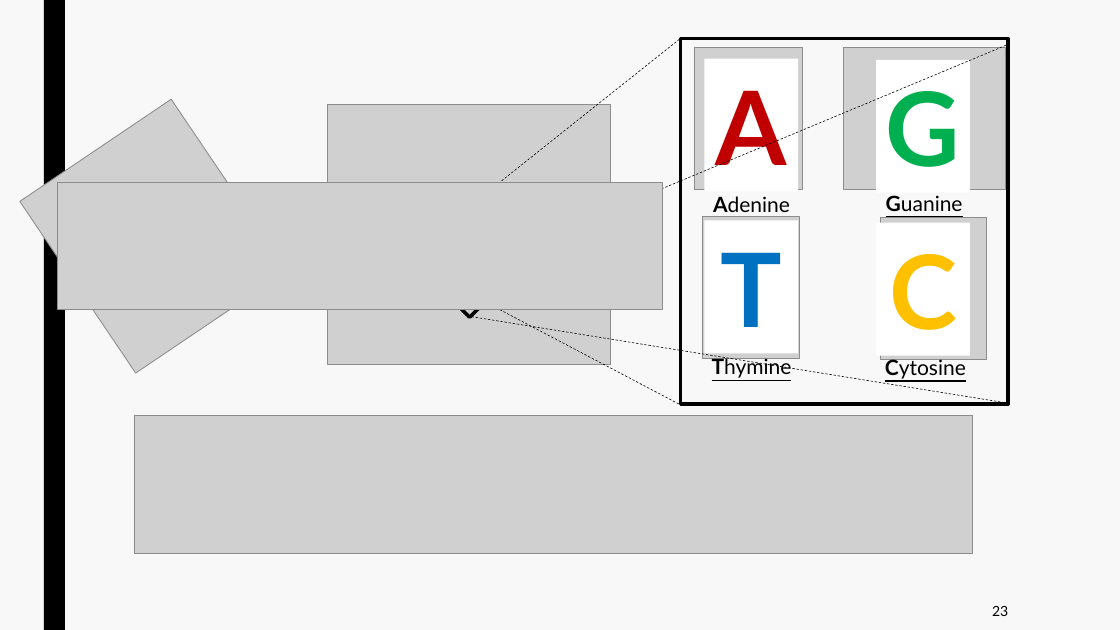
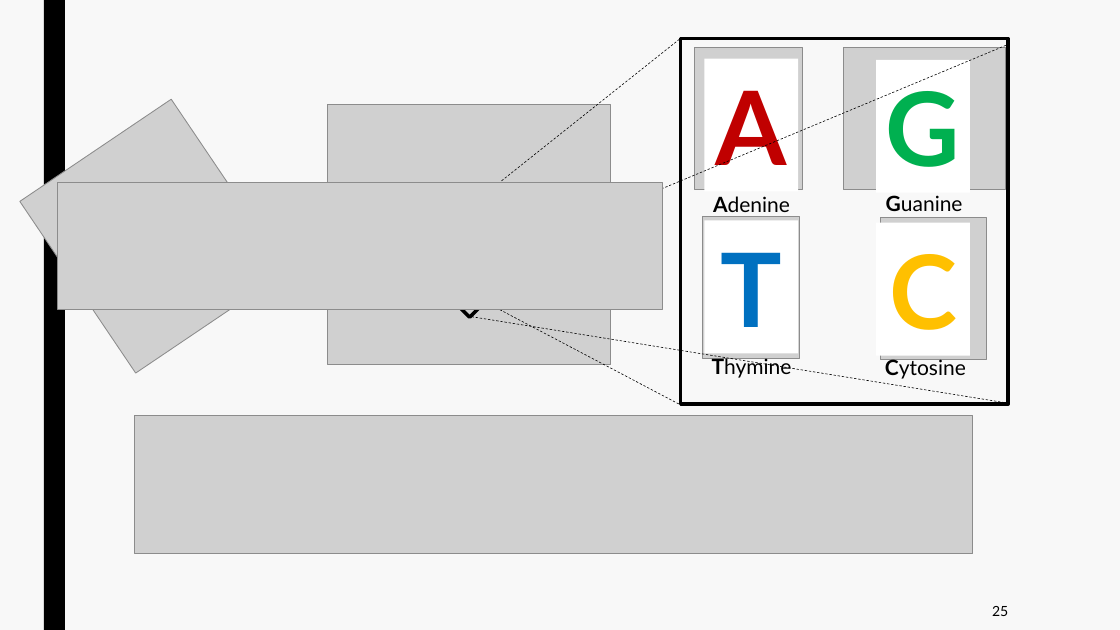
Before and after one commit to jurtasun/presentations, a slide deck: slide 24 of 202306_LMS_Complexity/230619_LMS_Complexity.ppt (slide 22 before the commit). Drawn at 1120x630 pixels with LibreOffice and Linux fonts; fonts in the diff are those of the drawing; grey boxes stand for pictures. Boxes give left, top, right and bottom in pixels: in the first picture for what was removed or moved away, otherwise in the second. Text is boxed around its words. In the diff, an @@ line names an element or a change of style, - is before the commit and + after.

```diff
--- a/202306_LMS_Complexity/230619_LMS_Complexity.ppt
+++ b/202306_LMS_Complexity/230619_LMS_Complexity.ppt
@@ underline off in 3 elements at (886,195,963,211), (885,359,966,379), (712,356,792,378) @@
@@ page number at (992,606,1008,616): text changed @@
-23
+25
```
Also in this commit, not shown: 10 other slides changed, 4 slides added, 1 slide removed.
